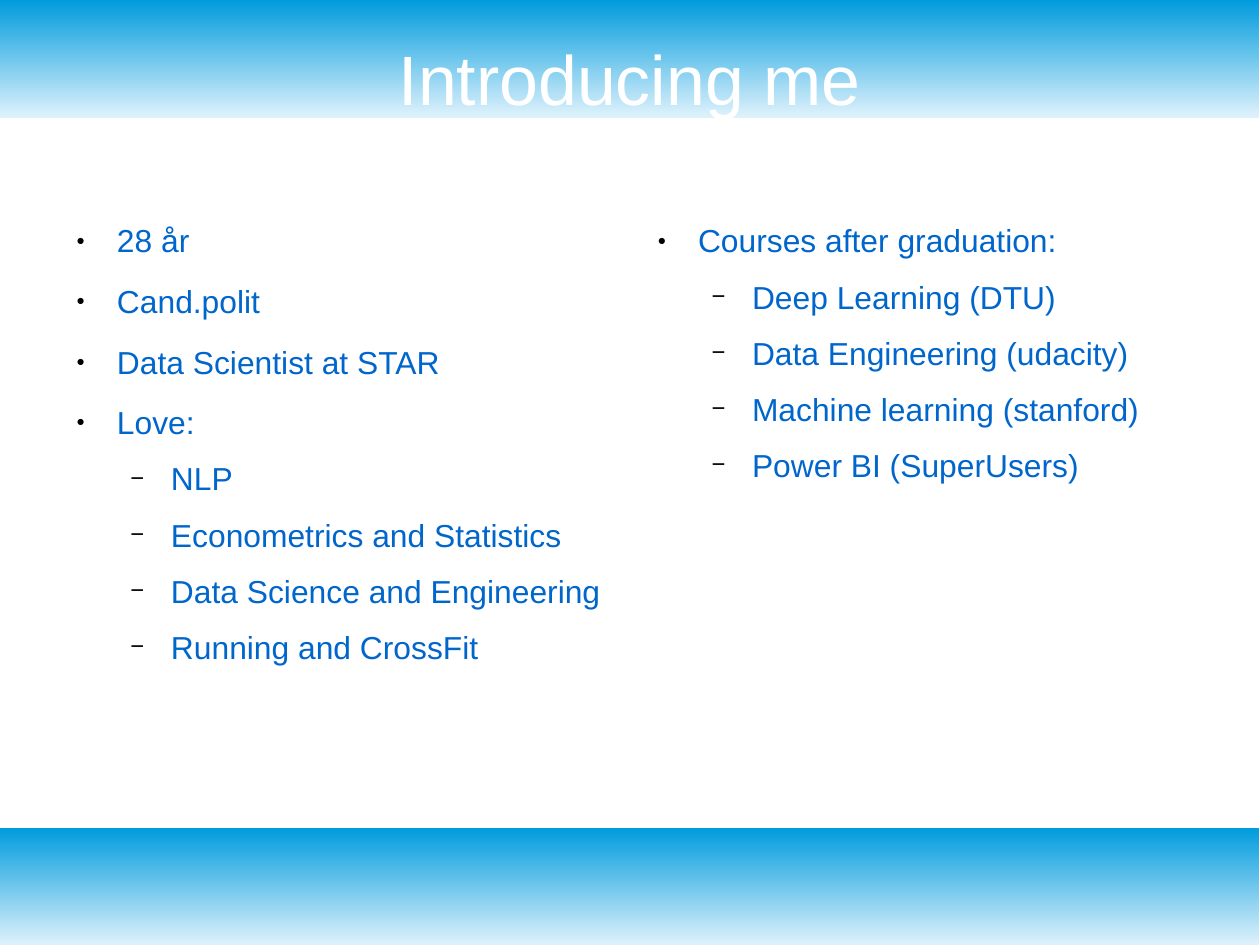
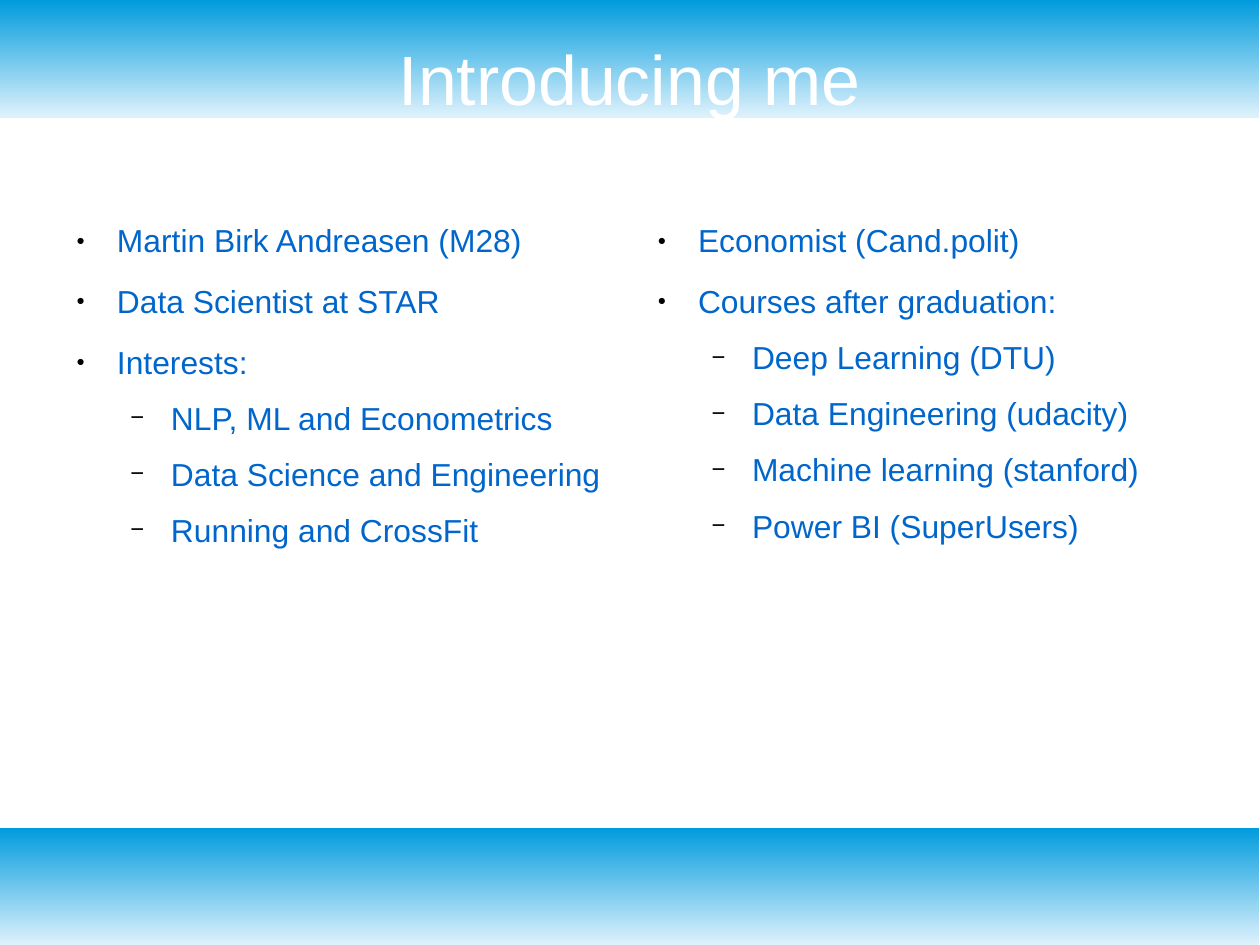
Before and after one commit to MartinBA741/finance_etl, a slide deck: slide 2 of presentation.odp. Drawn at 1260x945 pixels with LibreOffice and Linux fonts; fonts in the diff are those of the drawing. Boxes give left, top, right and bottom in pixels: in the first picture for what was removed or moved away, otherwise in the second. Text is boxed around its words. In the diff, an @@ line names an element or a change of style, - is before the commit and + after.

Commit message:
final presentation

```diff
--- a/presentation.odp
+++ b/presentation.odp
@@ text at (117, 229, 521, 258): text changed @@
-● 28 år
-● Cand.polit
+● Martin Birk Andreasen (M28)
@@ text at (698, 229, 1019, 258): paragraph added @@
+● Economist (Cand.polit)
@@ text at (117, 352, 553, 434): text changed @@
-● Love:
-  − NLP
-  − Econometrics and Statistics
+● Interests:
+  − NLP, ML and Econometrics
```
Also in this commit, not shown: 3 other slides changed, 3 slides added, 1 slide removed, 1 other file.
